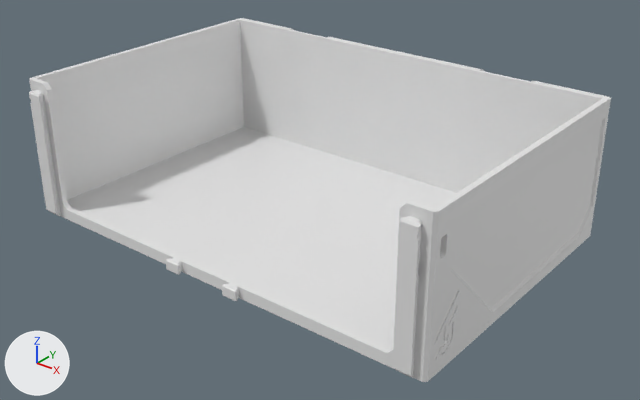
Renders of the glTF model parts/115/DecorDrawer_115-2W-1H.lib.glb from each side of a commit.
Before and after are seen from a 50 mm lens placed at (177.7, -216.9, 144.7), pointed at (6.5, -2.8, 12.0). The lights are fixed; the arrows at lower left show +X, +Y and +Z. The older version comes first. Where no turn or scale is listed for an object, it has been applied to the vertices. Vertices at exactly the same position are counted once.

Names of what the first picture shows: 'DecorDrawer_115-2W-1H'.
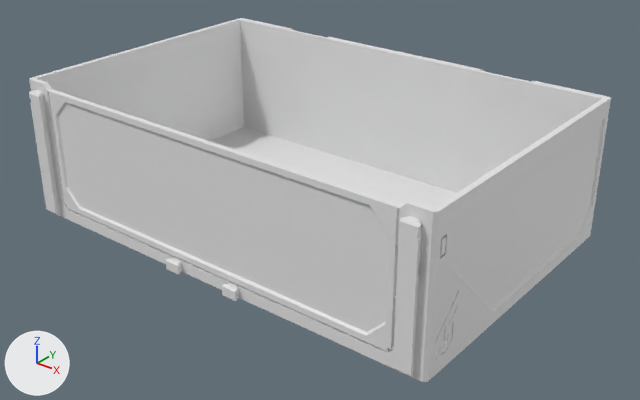
Boxes [x1, y1, x2, y2] around the edits, measured in the pictures (640 x 400 px):
part 1 of me_decordrawer_115_2w_1h, added
    after: [440, 236, 447, 256]
part 2 of me_decordrawer_115_2w_1h, built on
    after: [48, 91, 491, 380]

Patch to the scene script:
```diff
--- a/parts/115/DecorDrawer_115-2W-1H.lib.glb.py
+++ b/parts/115/DecorDrawer_115-2W-1H.lib.glb.py
@@ me_decordrawer_115_2w_1h @@
 # used by ob_decordrawer_115_2w_1h; location = (0.0, 0.0, 25.0)
-me_decordrawer_115_2w_1h.from_pydata(...)  # 625 vertices, 1254 faces; spans x -82.0..82.0, y -55.0..55.0, z -25.0..25.0
+me_decordrawer_115_2w_1h.from_pydata(...)  # 867 vertices, 1750 faces; spans x -82.0..82.0, y -55.0..55.0, z -25.0..25.0
+# me_decordrawer_115_2w_1h part 1: a new loose piece of 24 vertices spanning x 80.0..82.0, y -49.0..-46.0, z 12.0..16.0
+# me_decordrawer_115_2w_1h part 2: 4 vertices moved within x 81.0, y -44.0..-42.0, z -18.0..-17.0; 194 vertices added at x -71.0..82.0, y -52.0..-41.0, z -21.0..23.0
+# other edits to the shape of me_decordrawer_115_2w_1h do not show in these pictures
```
